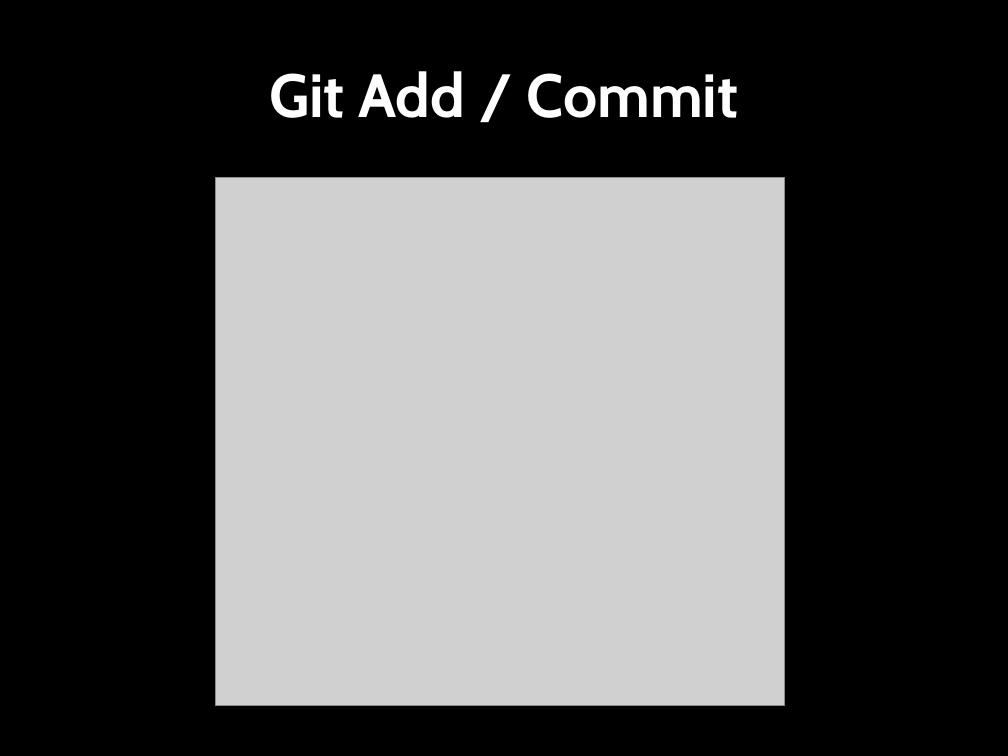
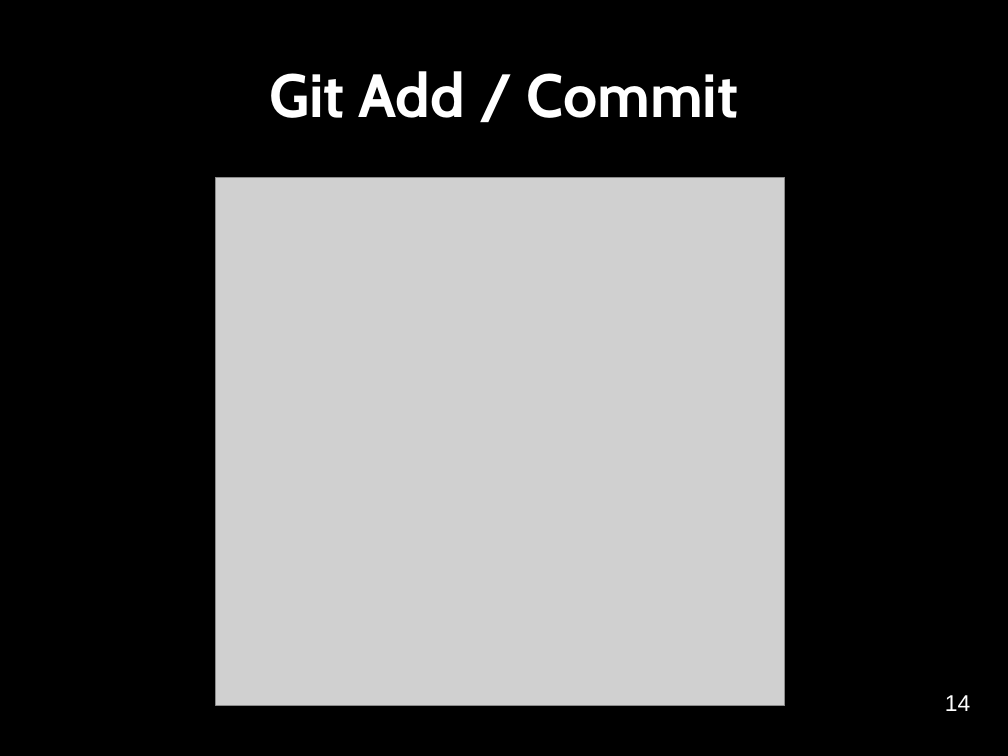
Before and after one commit to softwaresaved/NGCMGSoton-2015-06-21, a slide deck: slide 14 of novice/git/version-control-with-git-slides.odp (slide 12 before the commit). Drawn at 1008x756 pixels with LibreOffice and Linux fonts; fonts in the diff are those of the drawing; grey boxes stand for pictures. Boxes give left, top, right and bottom in pixels: in the first picture for what was removed or moved away, otherwise in the second. Text is boxed around its words. In the diff, an @@ line names an element or a change of style, - is before the commit and + after.

```diff
--- a/novice/git/version-control-with-git-slides.odp
+++ b/novice/git/version-control-with-git-slides.odp
@@ text added at (945,695,970,711), 18 pt, text #FFFFFF @@
+14
```
Also in this commit, not shown: 15 other slides changed, 6 slides added, 3 slides removed, 16 other files.
